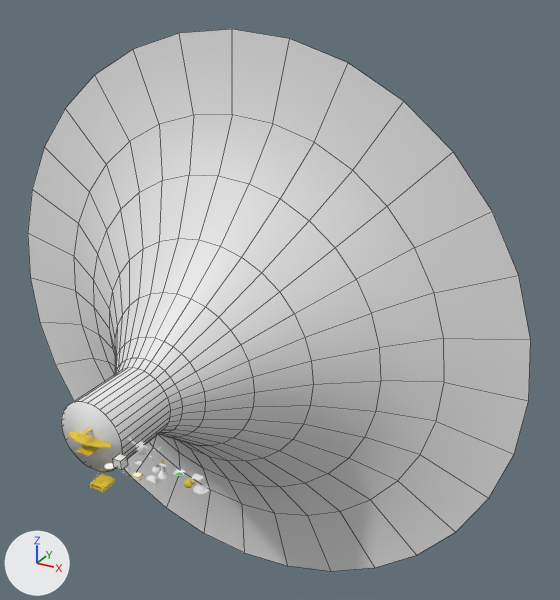
Two versions of the FBX model Assets/World/Subworlds/Character Items.fbx, one commit apart.
One viewpoint serves both versions: a 50 mm lens placed at (82.9, -100.1, 92.7), pointed at (1.7, 47.6, 18.9). Arrows for +X, +Y and +Z are at lower left; the lights stay in place. The first picture is the older version. Mesh edges are drawn as thin lines on the coarser meshes. Where no turn or scale is listed for an object, it has been applied to the vertices.

The first picture shows '"tree"', 'Cube' and 16 more.
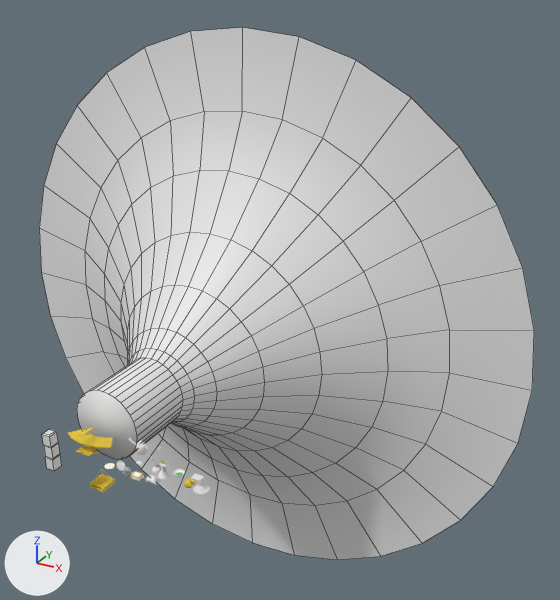
Changed parts and their boxes [x1, y1, x2, y2] in the pictures (560 x 600 px):
'"tree"', moved
    before: [28, 29, 531, 571]
    after: [39, 27, 534, 560]
'pillar', added
    after: [42, 429, 62, 471]
'Cube', deleted
    before: [113, 453, 128, 470]

The change in detail:
Mesh me_cube_027_1 is new.
It has 36 vertices, 34 faces and spans x -1.0..1.0, y -1.0..1.0, z -0.01..8.18.
Object '"tree"' (ob_tree) moves from (-18.1, 9.9, 1.0) to (-18.4, 15.0, 1.0).
Object 'Cube' (ob_cube) is deleted.
Object 'pillar' (ob_pillar) is new; it shows me_cube_027_1.
Its location is (-18.1, -9.4, 0.4).
